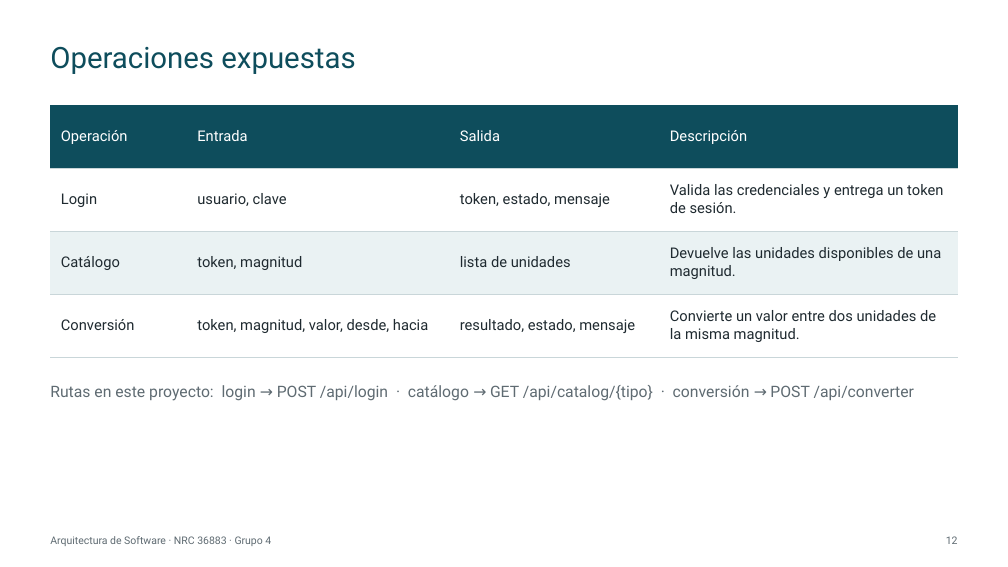
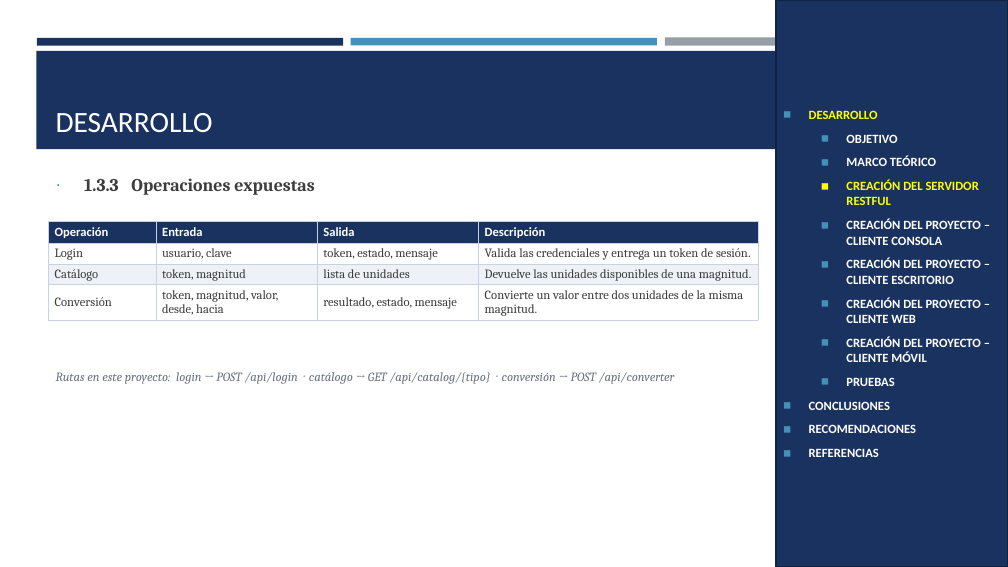
Before and after one commit to IMarcusDev/TI.1.3.-PAO202651_RESTFUL_JAVA_SINBDD_NRC_36883_GR04, a slide deck: slide 10 of 05. DOCUMENTACION/PRESENTACION TI.1.3. RESTFUL sin BDD en JAVA GR4.pptx (slide 12 before the commit). Drawn at 1008x567 pixels with LibreOffice and Linux fonts; fonts in the diff are those of the drawing. Boxes give left, top, right and bottom in pixels: in the first picture for what was removed or moved away, otherwise in the second. Text is boxed around its words. In the diff, an @@ line names an element or a change of style, - is before the commit and + after.

```diff
--- a/05. DOCUMENTACION/PRESENTACION TI.1.3. RESTFUL sin BDD en JAVA GR4.pptx
+++ b/05. DOCUMENTACION/PRESENTACION TI.1.3. RESTFUL sin BDD en JAVA GR4.pptx
@@ rectangle added at box(776, 0, 1008, 567), fill #1A3260, outline #122446 1.75 pt, 12 pt, text #FFFFFF, bold @@
+◼ DESARROLLO
+  ◼ OBJETIVO
+  ◼ MARCO TEÓRICO
+  ◼ CREACIÓN DEL SERVIDOR RESTFUL
+  ◼ CREACIÓN DEL PROYECTO – CLIENTE CONSOLA
+  ◼ CREACIÓN DEL PROYECTO – CLIENTE ESCRITORIO
+  ◼ CREACIÓN DEL PROYECTO – CLIENTE WEB
+  ◼ CREACIÓN DEL PROYECTO – CLIENTE MÓVIL
+  ◼ PRUEBAS
+◼ CONCLUSIONES
+◼ RECOMENDACIONES
+◼ REFERENCIAS
@@ rectangle added at box(36, 51, 972, 149), fill #1A3260 @@
@@ rectangle added at box(37, 38, 343, 45), fill #1A3260 @@
@@ title removed at box(50, 46, 355, 74) @@
-Operaciones expuestas
@@ rectangle added at box(351, 38, 657, 45), fill #4590B8 @@
@@ rectangle added at box(665, 38, 971, 46), fill #969FA7 @@
@@ title added at box(56, 113, 213, 132), 28 pt, text #FFFFFF @@
+DESARROLLO
@@ text added at box(84, 178, 314, 195), 17 pt, text #3D3D3D, bold @@
+∙ 1.3.3 Operaciones expuestas
@@ table at box(48, 222, 758, 320) @@
@@ fill #0E4D5C to #1A3260 in row 1 @@
@@ fill #EAF2F3 to #EEF2F8 in row 3 @@
@@ size 14 to 12 pt @@
@@ font Roboto to Calibri, bold on in "Operación", "Entrada", "Salida", "Descripción" @@
@@ font Roboto to Cambria, text colour #1F2A30 to #3D3D3D in "Login", "usuario, clave", "token, estado, mensaje", "Valida las credenciales y entrega un token ..." and 8 more places @@
@@ borders changed @@
@@ table: place and size @@
-table at box(51, 105, 958, 357)
+table at box(48, 222, 758, 320)
@@ text "Rutas en este proyecto: login ...": place and size @@
-text "Rutas en este proyecto: login ..." at box(50, 385, 914, 401)
+text "Rutas en este proyecto: login ..." at box(56, 372, 675, 384)
@@ text "Rutas en este proyecto: login ..." at box(56, 372, 675, 384): size 15 to 12 pt, font Roboto to Cambria, text colour #5F6B72 to #6B7280, italic on @@
@@ text removed at box(50, 536, 271, 546) @@
-Arquitectura de Software · NRC 36883 · Grupo 4
@@ page number removed at box(946, 536, 958, 544) @@
-12
```
Also in this commit, not shown: 23 other slides changed, 6 slides added, 14 slides removed.
